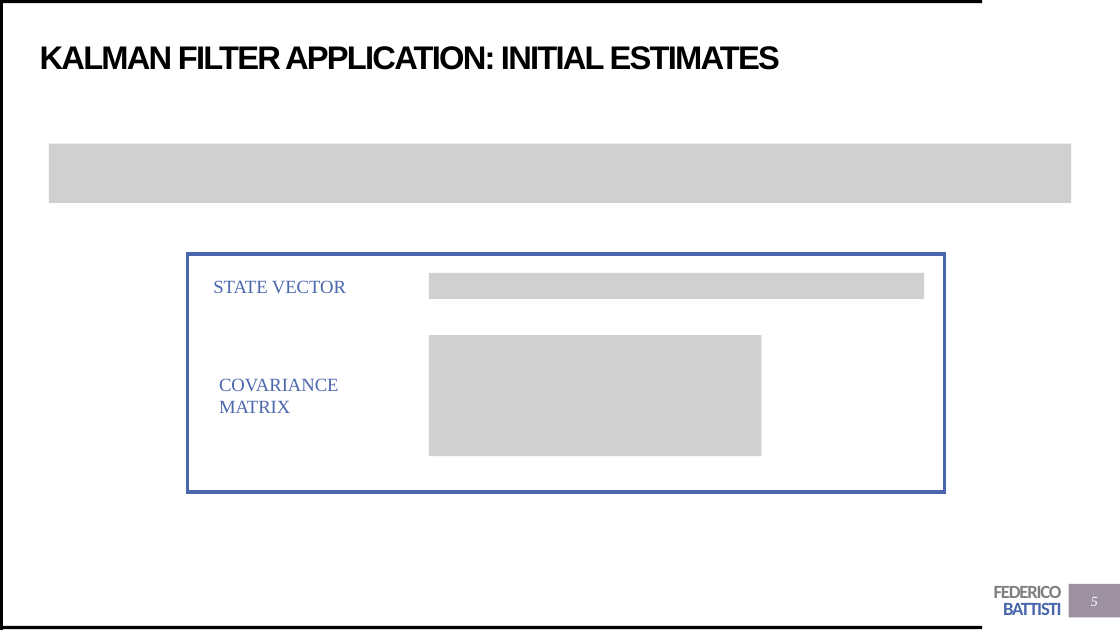
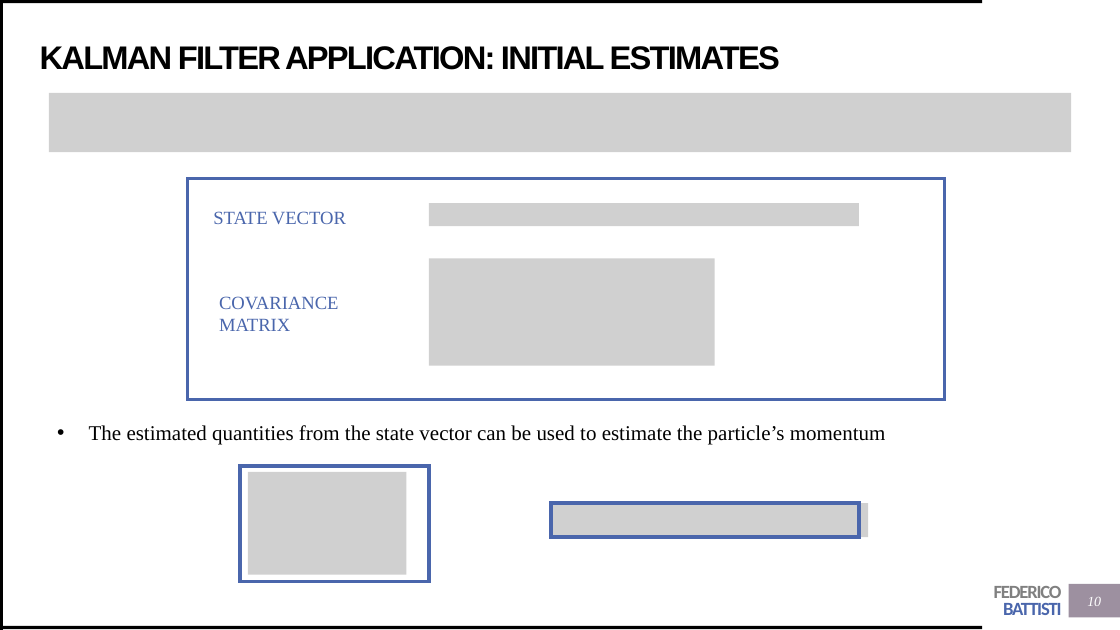
Before and after one commit to Trenchcoat95/OxfordCode, a slide deck: slide 10 of Presentations/Kalman Filter.pptx (slide 5 before the commit). Drawn at 1120x630 pixels with LibreOffice and Linux fonts; fonts in the diff are those of the drawing; grey boxes stand for pictures. Boxes give left, top, right and bottom in pixels: in the first picture for what was removed or moved away, otherwise in the second. Text is boxed around its words. In the diff, an @@ line names an element or a change of style, - is before the commit and + after.

Commit message:
new kalman presentation and toy montecarlo

```diff
--- a/Presentations/Kalman Filter.pptx
+++ b/Presentations/Kalman Filter.pptx
@@ picture added at (49,93,1071,153) @@
@@ picture removed at (49,144,1071,203) @@
@@ rectangle: place and size @@
-rectangle at (187,254,944,492)
+rectangle at (187,179,944,400)
@@ text "STATE VECTOR": place and size @@
-text "STATE VECTOR" at (213,280,346,293)
+text "STATE VECTOR" at (213,211,346,224)
@@ picture added at (429,203,860,226) @@
@@ picture added at (429,258,715,365) @@
@@ text "COVARIANCE MATRIX": place and size @@
-text "COVARIANCE MATRIX" at (219,378,339,413)
+text "COVARIANCE MATRIX" at (219,296,339,331)
@@ picture removed at (429,273,925,299) @@
@@ picture removed at (429,335,762,456) @@
@@ text added at (89,425,886,445), 18 pt, text #000000 @@
+• The estimated quantities from the state vector can be used to estimate the particle’s momentum
@@ rectangle added at (239,466,429,581), outline #4A66AC 3 pt @@
@@ picture added at (248,472,407,575) @@
@@ picture added at (551,503,869,537) @@
@@ rectangle added at (551,503,860,537), outline #4A66AC 3 pt @@
@@ page number at (1087,597,1101,606): text changed @@
-5
+10
```
Also in this commit, not shown: 11 other slides changed, 17 slides added, 55 other files.
